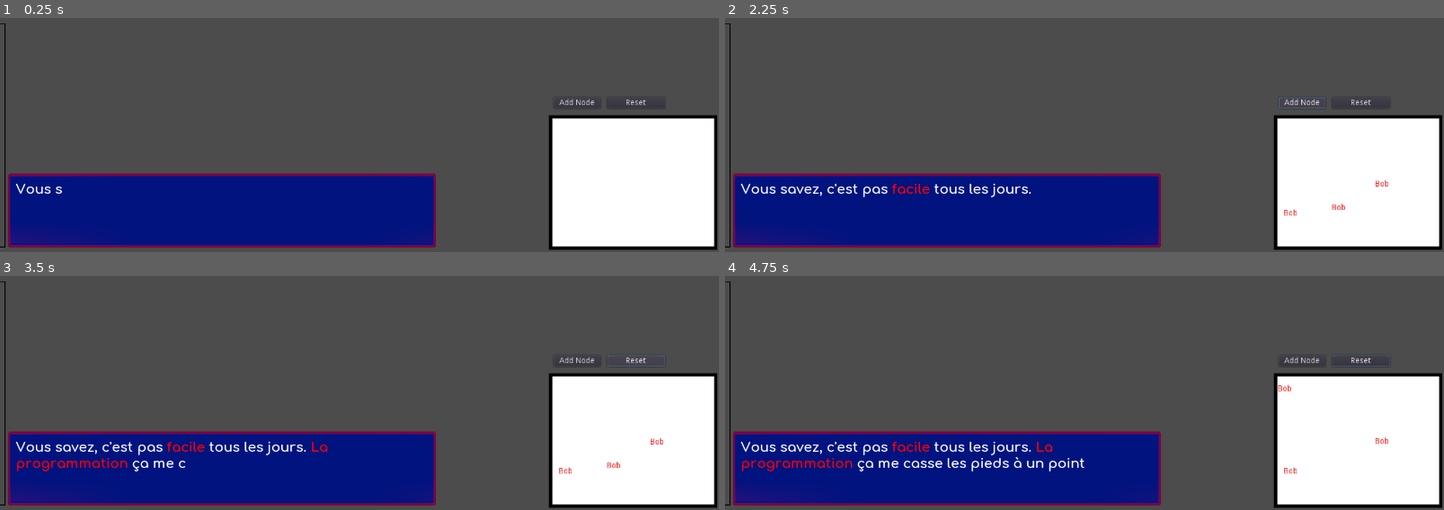
Above: before the commit, frames 1-4 (two rows, left to right).
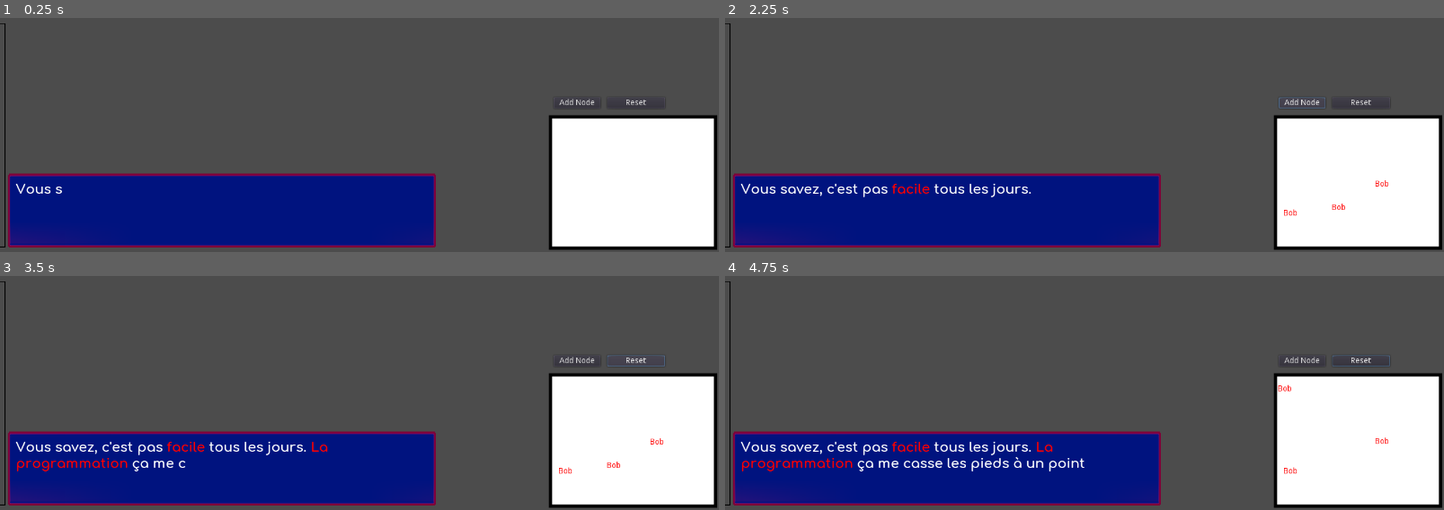
Above: after the commit, the same moments.

Repository: UnderScroll/GMTKGameJam2021
Game: Godot game, scene res://MainScene.tscn
Two runs of this game, one before a commit and one after it. Both use one fixed random seed, a clock stepped at 60 frames per second and the inputs below.
Inputs (mouse positions are in pixels of both pictures, inside the frame that each line leads up to):
- Up to frame 1 (0.25 s): no input
- Up to frame 2 (2.25 s): click "Add Node" at 0.5 s; click "Add Node" at 1.25 s; click "Add Node" at 2 s
- Up to frame 3 (3.5 s): click "Reset" at 2.75 s
- Up to frame 4 (4.75 s): drag from (1336, 465) to (outside the picture) at 3.52 s; drag from (1379, 442) to (1048, 388) at 4.27 s

The runs differ from the first frame. In frame 1, 0.2% of the frame differs, in the area x 76-100%, y 34-98%; in frame 2, 0.2%; in frame 3, 0.2%; in frame 4, 0.2%.

Commit message:
Update project.godot

Diff:
--- a/project.godot
+++ b/project.godot
@@ -31,6 +31,8 @@
 [rendering]
 
 quality/driver/driver_name="GLES2"
+quality/2d/use_pixel_snap=true
 vram_compression/import_etc=true
 vram_compression/import_etc2=false
+quality/filters/use_nearest_mipmap_filter=true
 environment/default_environment="res://default_env.tres"
